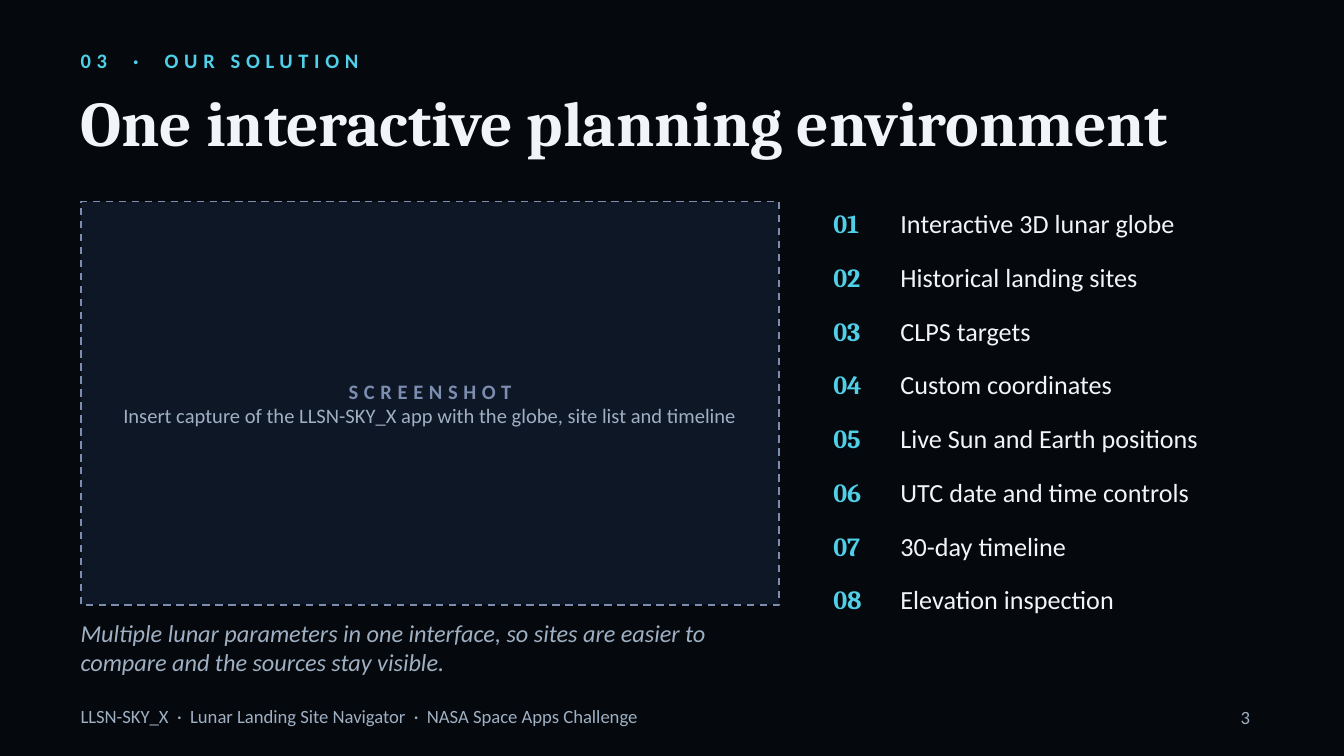
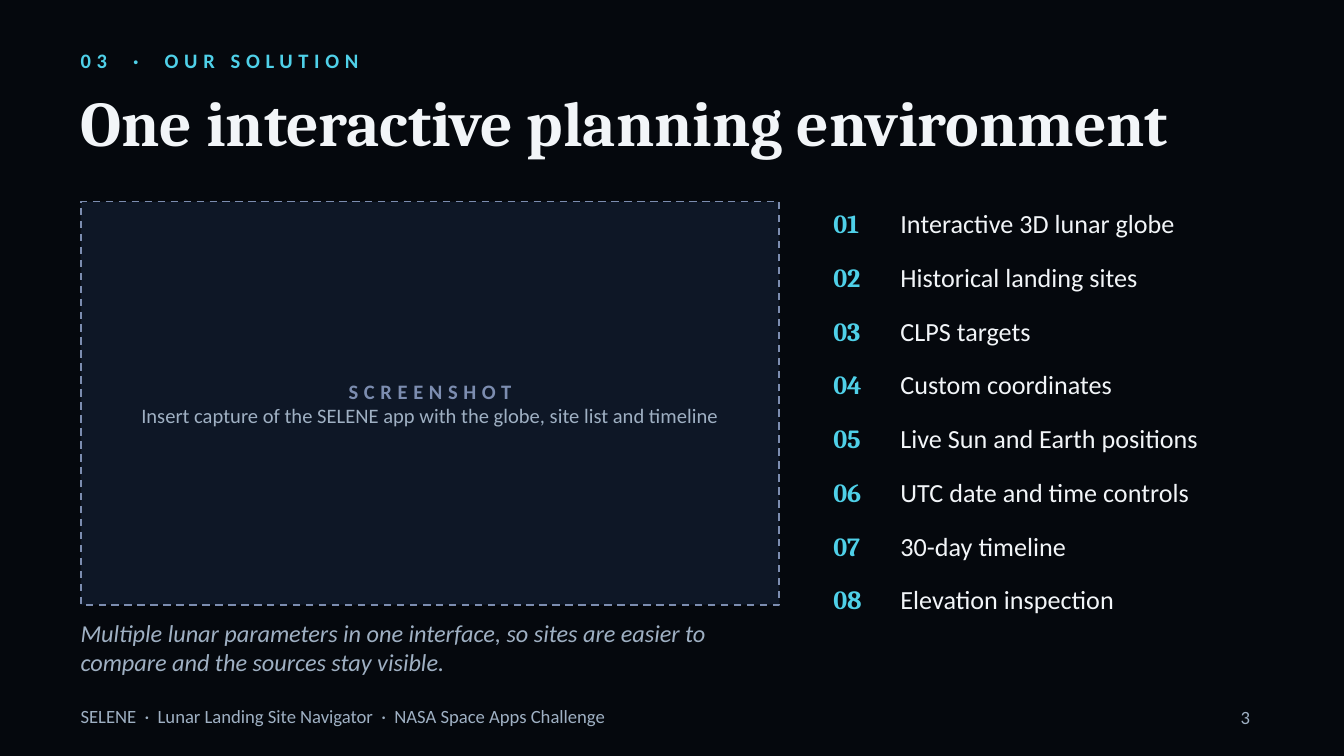
Before and after one commit to Jamal0602/LLSN-SKY_X, a slide deck: slide 3 of data/Lunar_Landing_Site_Navigator.pptx. Drawn at 1344x756 pixels with LibreOffice and Linux fonts; fonts in the diff are those of the drawing. Boxes give left, top, right and bottom in pixels: in the first picture for what was removed or moved away, otherwise in the second. Text is boxed around its words. In the diff, an @@ line names an element or a change of style, - is before the commit and + after.

```diff
--- a/data/Lunar_Landing_Site_Navigator.pptx
+++ b/data/Lunar_Landing_Site_Navigator.pptx
@@ text at [141,409,718,427]: text changed @@
-Insert capture of the LLSN-SKY_X app with the globe, site list and timeline
+Insert capture of the SELENE app with the globe, site list and timeline
@@ text at [81,710,605,726]: text changed @@
-LLSN-SKY_X · Lunar Landing Site Navigator · NASA Space Apps Challenge
+SELENE · Lunar Landing Site Navigator · NASA Space Apps Challenge
```
Also in this commit, not shown: 7 other slides changed, 12 other files.
